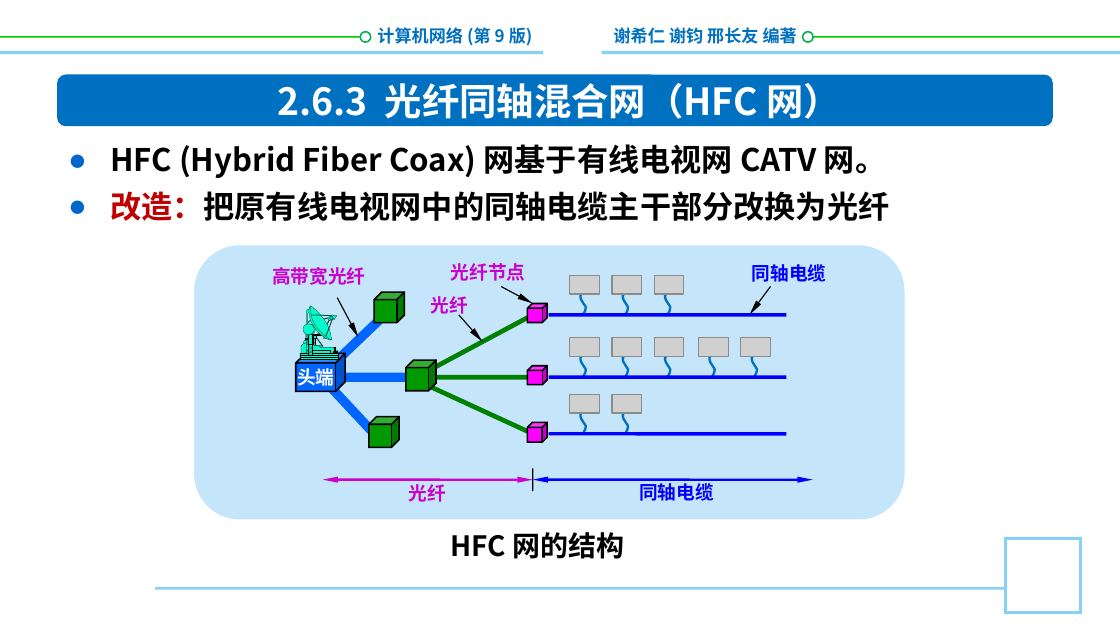
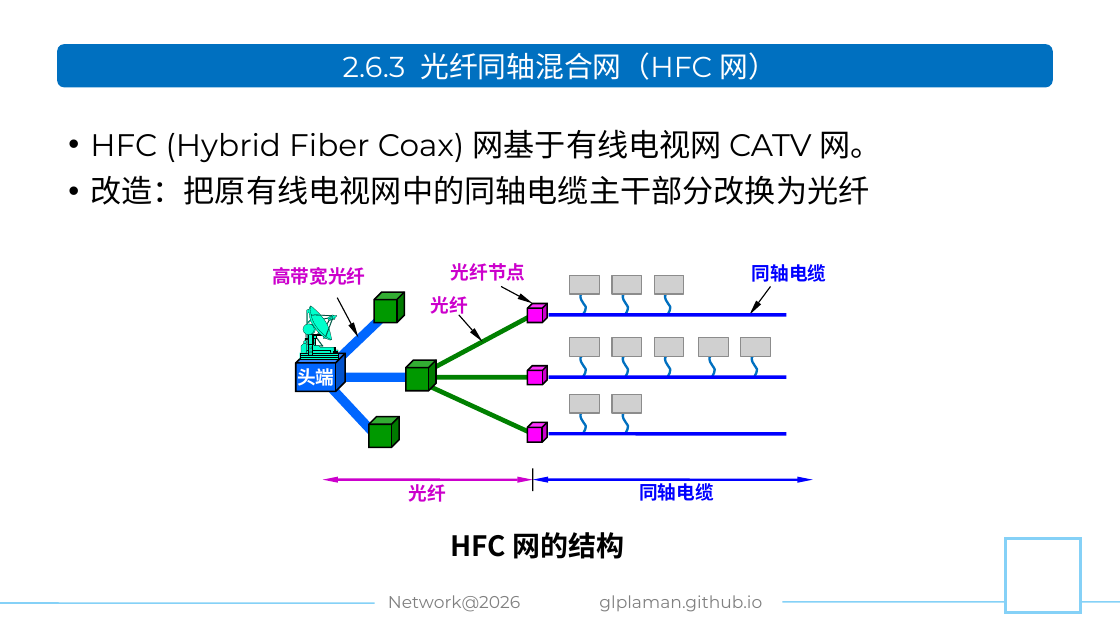
Before and after one commit to glplaman/glplaman.github.io, a slide deck: slide 75 of network/ppt/52785PPT课件/第2章.pptx. Drawn at 1120x630 pixels with LibreOffice and Linux fonts; fonts in the diff are those of the drawing; grey boxes stand for pictures; background and template pictures are left out. Boxes give left, top, right and bottom in pixels: in the first picture for what was removed or moved away, otherwise in the second. Text is boxed around its words. In the diff, an @@ line names an element or a change of style, - is before the commit and + after.

Commit message:
network

```diff
--- a/network/ppt/52785PPT课件/第2章.pptx
+++ b/network/ppt/52785PPT课件/第2章.pptx
@@ text removed at bbox=[377, 27, 533, 46] @@
-计算机网络 (第 9 版)
@@ rectangle removed at bbox=[543, 16, 601, 73] @@
@@ text removed at bbox=[614, 25, 797, 48] @@
-谢希仁 谢钧 邢长友 编著
@@ line removed from (0, 37) to (363, 37) @@
@@ line removed from (0, 53) to (1120, 53) @@
@@ rounded rectangle: place and size @@
-rounded rectangle at bbox=[57, 75, 1053, 127]
+rounded rectangle at bbox=[57, 44, 1053, 87]
@@ text "2.6.3 光纤同轴混合网（HFC 网）": place and size @@
-text "2.6.3 光纤同轴混合网（HFC 网）" at bbox=[278, 83, 841, 119]
+text "2.6.3 光纤同轴混合网（HFC 网）" at bbox=[343, 52, 778, 80]
@@ text "2.6.3 光纤同轴混合网（HFC 网）" at bbox=[343, 52, 778, 80]: size 24 to 18.5 pt, font Noto Sans CJK SC to Montserrat, bold off; less space between paragraphs @@
@@ ellipse removed at bbox=[361, 31, 371, 41] @@
@@ ellipse removed at bbox=[803, 31, 813, 41] @@
@@ line removed from (805, 37) to (1120, 37) @@
@@ text "HFC (Hybrid Fiber Coax) 网基于有线电视网 ...": place and size @@
-text "HFC (Hybrid Fiber Coax) 网基于有线电视网 ..." at bbox=[110, 144, 889, 221]
+text "HFC (Hybrid Fiber Coax) 网基于有线电视网 ..." at bbox=[90, 129, 882, 205]
@@ text "HFC (Hybrid Fiber Coax) 网基于有线电视网 ..." at bbox=[90, 129, 882, 205]: font Noto Sans CJK SC to Montserrat, bold off; text colour #C00000 to #000000 in "改造：把原有线电视网中的同轴电缆主干部分改换为光纤"; bullet ● to • @@
@@ rounded rectangle removed at bbox=[194, 245, 904, 520] @@
@@ line removed from (156, 588) to (1006, 588) @@
@@ text added at bbox=[388, 595, 520, 612], 11 pt, text #808080 @@
+Network@2026
@@ text added at bbox=[599, 595, 762, 612], 11 pt, text #808080 @@
+glplaman.github.io
@@ line added from (0, 603) to (396, 603), #85D1F7 1 pt @@
@@ line added from (724, 601) to (1120, 601), #85D1F7 1 pt @@
```
Also in this commit, not shown: 76 other slides changed, 8 other files.
